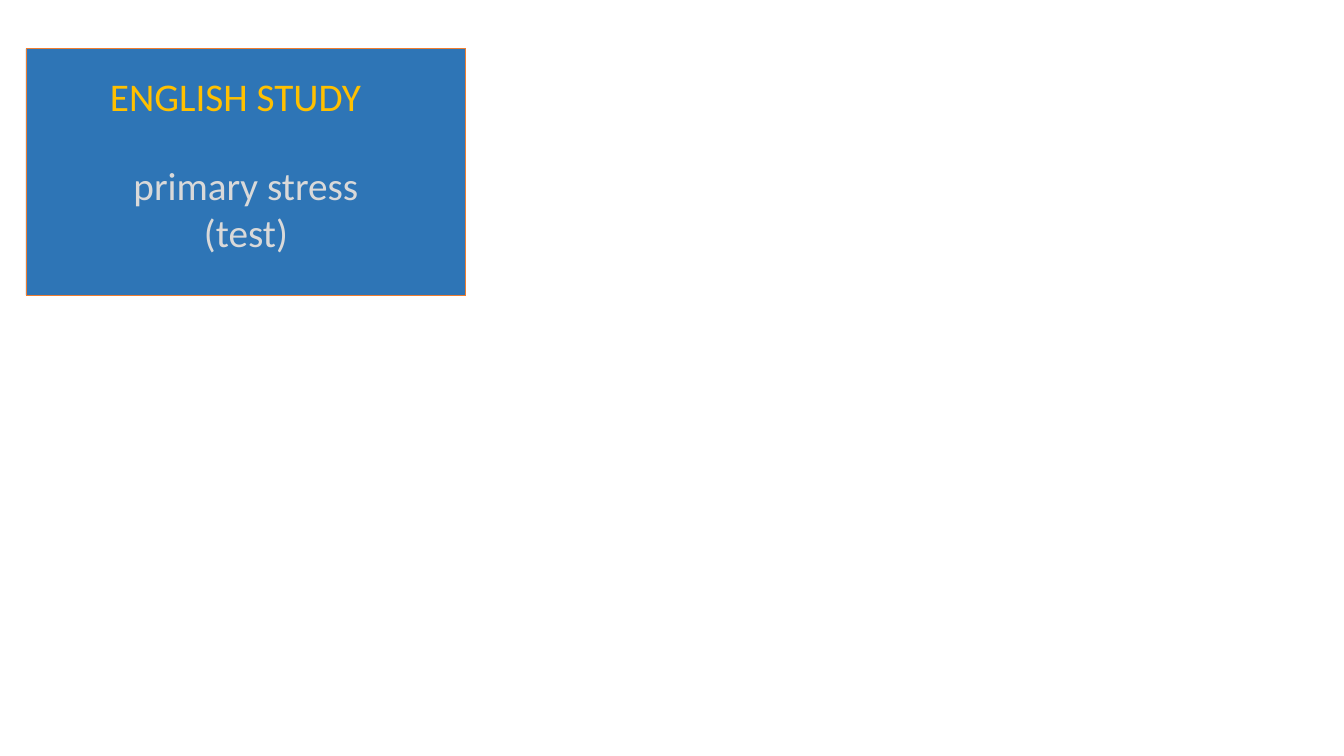
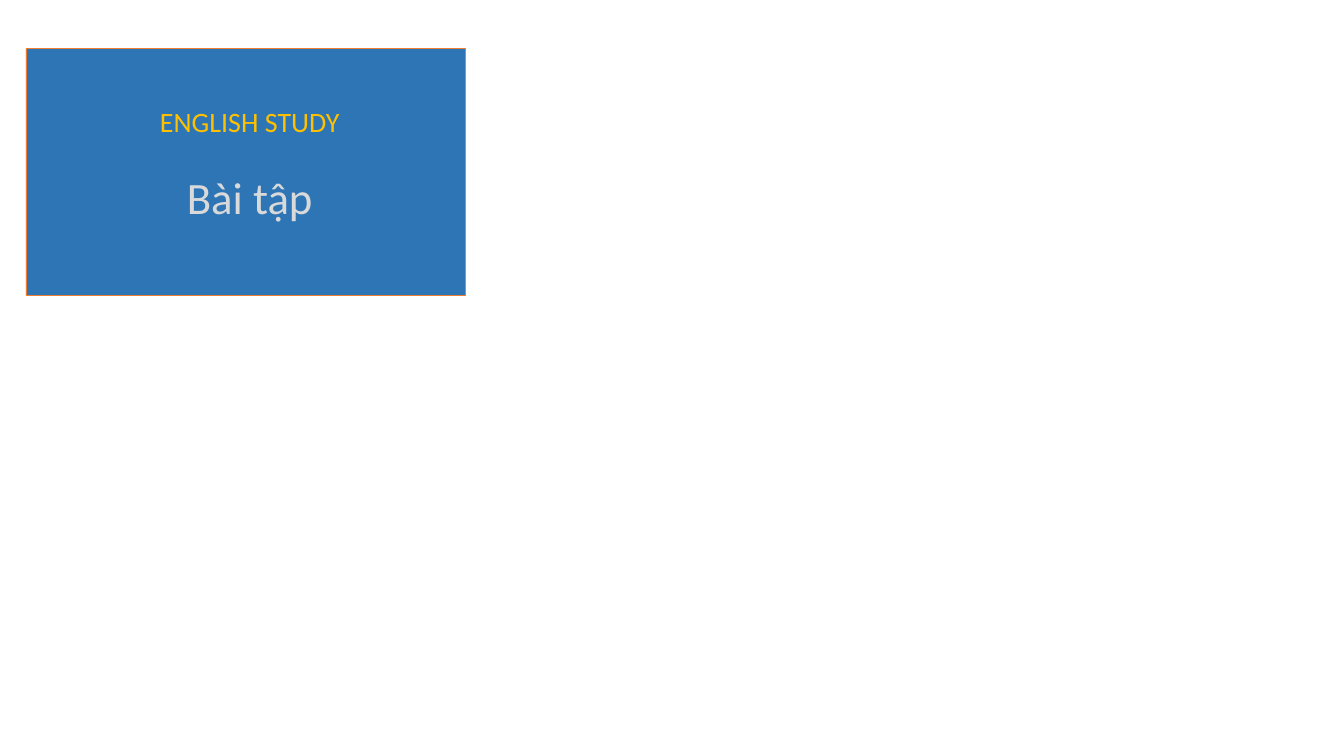
Before and after one commit to xuanthulabnet/english-study, a slide deck: slide 1 of thumbnail.pptx. Drawn at 1344x756 pixels with LibreOffice and Linux fonts; fonts in the diff are those of the drawing. Boxes give left, top, right and bottom in pixels: in the first picture for what was removed or moved away, otherwise in the second. Text is boxed around its words. In the diff, an @@ line names an element or a change of style, - is before the commit and + after.

```diff
--- a/thumbnail.pptx
+++ b/thumbnail.pptx
@@ text "ENGLISH STUDY": place and size @@
-text "ENGLISH STUDY" at <box>110,85,361,112</box>
+text "ENGLISH STUDY" at <box>160,114,340,132</box>
@@ text "ENGLISH STUDY" at <box>160,114,340,132</box>: size 28 to 20 pt @@
@@ text at <box>187,183,312,222</box>: text changed; size 28 to 32 pt @@
-primary stress (test)
+Bài tập
```
Also in this commit, not shown: 1 other file.
